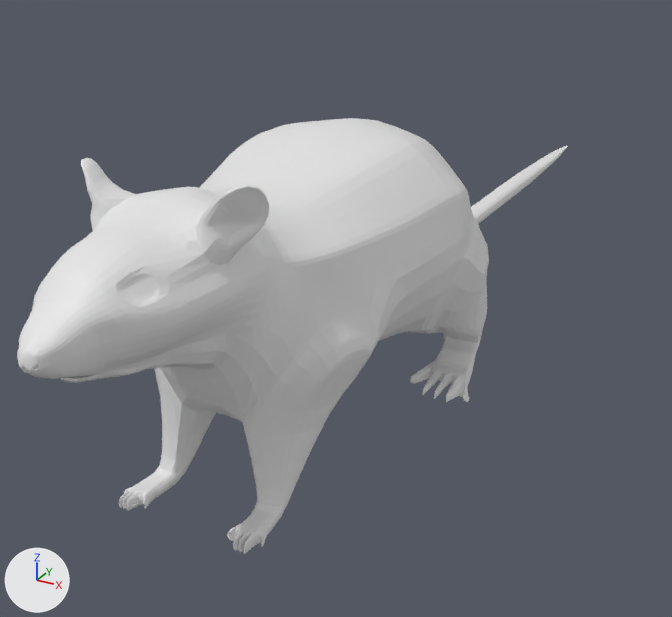
What one commit did to the Blender file rat/RAT 2.0.blend.
Both versions are drawn from a 50 mm camera at (2.84, -5.88, 2.35) aimed at (-0.65, 0.48, -0.83). The lights are fixed; the arrows at lower left show +X, +Y and +Z.

Before the edit, the objects in view are built like this:
```python
me_cube_001 = bpy.data.meshes.new('Cube.001')
me_cube_001.from_pydata(...)  # 1856 vertices, 1844 faces; spans x -0.95..0.95, y -3.46..4.97, z -0.99..1.17
ob_rat = bpy.data.objects.new('RAT', me_cube_001)
ob_rat.location = (0.0, 0.0, 0.0)
_m = ob_rat.modifiers.new('Subdivision', 'SUBSURF')
_m.render_levels = 1
```
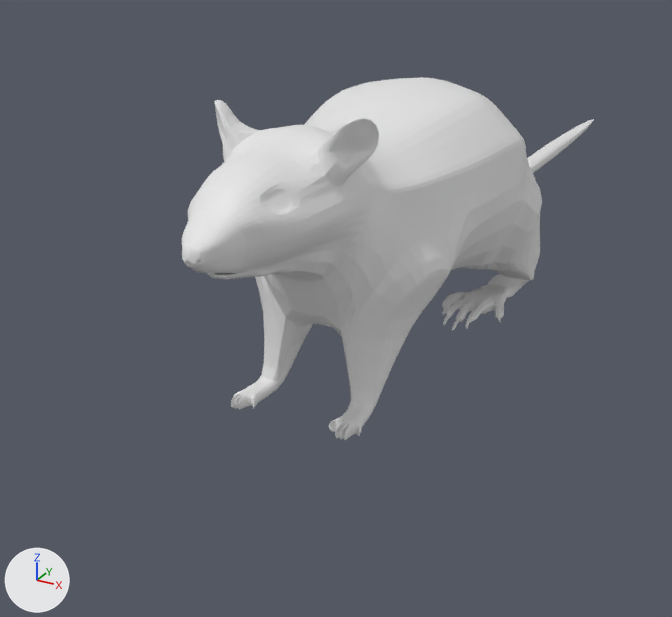
Commit message: starting to join

Boxes [x1, y1, x2, y2] around the edits, measured in the pictures (672 x 617 px):
'RAT', reshaped, moved (25% narrower, 17% shorter): before [17, 118, 568, 554]; after [182, 77, 594, 440]
'Plane.001', added: after [442, 274, 529, 331]
part 1 of me_cube_001, cut back: before [410, 214, 489, 402]; after [492, 119, 594, 280]

Patch to the scene script:
```diff
--- a/rat/RAT 2.0.blend.py
+++ b/rat/RAT 2.0.blend.py
@@ me_cube_001 @@
 # used by ob_rat; location = (0.0, 0.0, 0.0)
-me_cube_001.from_pydata(...)  # 1856 vertices, 1844 faces; spans x -0.95..0.95, y -3.46..4.97, z -0.99..1.17
+me_cube_001.from_pydata(...)  # 1703 vertices, 1676 faces; spans x -0.95..0.95, y -3.46..4.97, z -0.93..1.17
+# me_cube_001 part 1: 28 vertices moved from x 0.44..0.94, y -0.47..0.52, z -0.74..0.27 to x 0.45..0.95, y -0.47..0.5, z -0.74..0.26; 239 vertices removed from x -0.84..0.92, y -0.55..0.49, z -0.99..0.39; 86 vertices added at x -0.69..0.92, y -0.42..4.96, z -0.74..0.45
@@ me_plane_001 @@
+me_plane_001.from_pydata(...)  # 348 vertices, 340 faces; spans x -2.49..1.94, y -1.3..1.08, z -0.69..0.31
@@ ob_rat @@
 ob_rat = bpy.data.objects.new('RAT', me_cube_001)
-ob_rat.location = (0.0, 0.0, 0.0)
+ob_rat.location = (0.0, 1.146, 0.094)
 _m = ob_rat.modifiers.new('Subdivision', 'SUBSURF')
@@ ob_plane_001 @@
+ob_plane_001 = bpy.data.objects.new('Plane.001', me_plane_001)
+ob_plane_001.location = (0.478, 1.099, -0.756)
+ob_plane_001.rotation_euler = (0.0, -3.142, -1.571)  # degrees (0, -180, -90)
+ob_plane_001.scale = (0.248, 0.248, 0.248)
+_m = ob_plane_001.modifiers.new('Subdivision', 'SUBSURF')
+_m.render_levels = 1
+_m = ob_plane_001.modifiers.new('Mirror', 'MIRROR')
+_m.mirror_object = ob_rat
```
